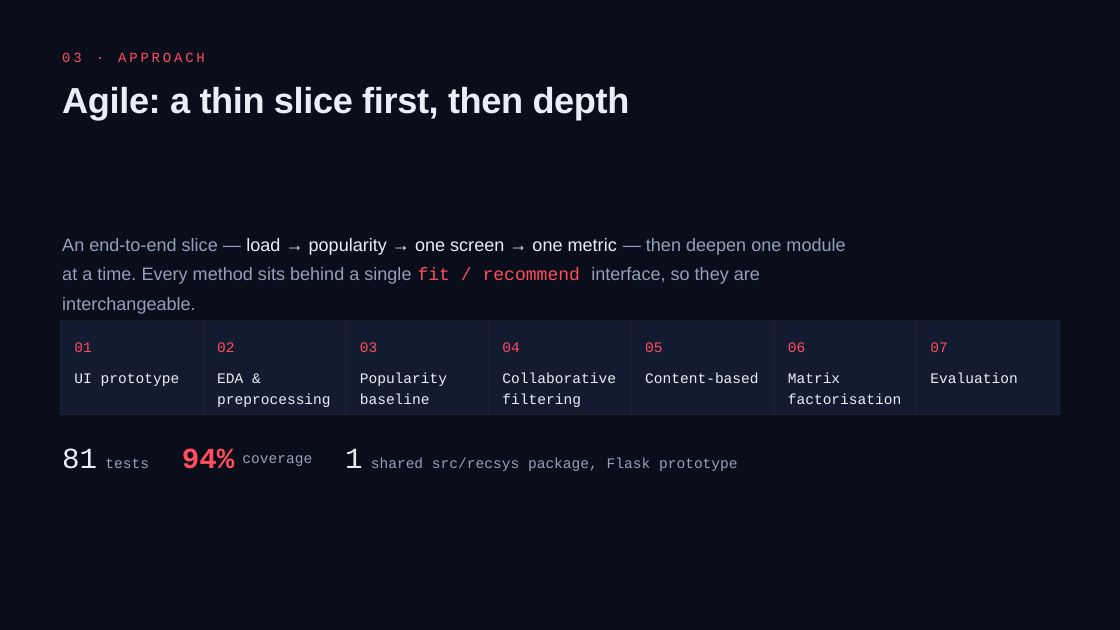
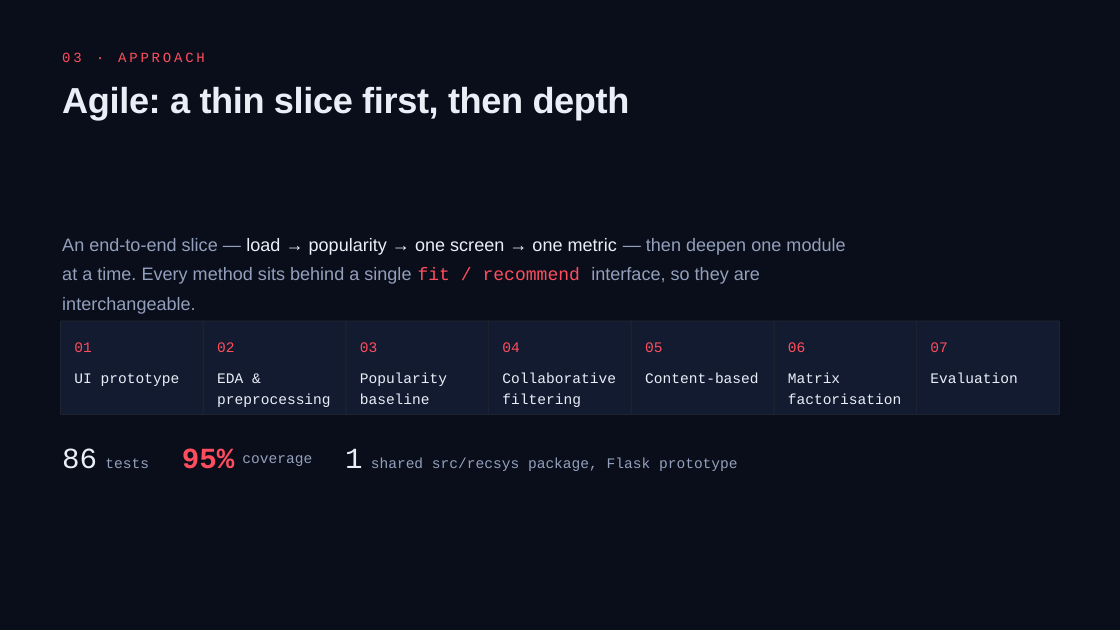
Before and after one commit to paugratacosfuste/recommender-systems-lastfm, a slide deck: slide 4 of docs/Music_Recommender_Slide_Deck.pptx. Drawn at 1120x630 pixels with LibreOffice and Linux fonts; fonts in the diff are those of the drawing. Boxes give left, top, right and bottom in pixels: in the first picture for what was removed or moved away, otherwise in the second. Text is boxed around its words. In the diff, an @@ line names an element or a change of style, - is before the commit and + after.

```diff
--- a/docs/Music_Recommender_Slide_Deck.pptx
+++ b/docs/Music_Recommender_Slide_Deck.pptx
@@ text at (x1=62, y1=448, x2=97, y2=469): text changed @@
-81
+86
@@ text at (x1=182, y1=448, x2=235, y2=469): text changed @@
-94%
+95%
```
Also in this commit, not shown: 13 other files.
